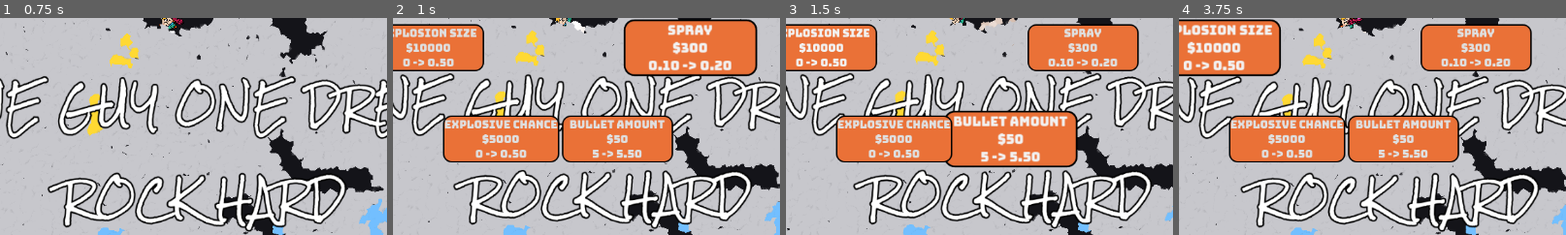
Above: before the commit, frames 1-4 (left to right).
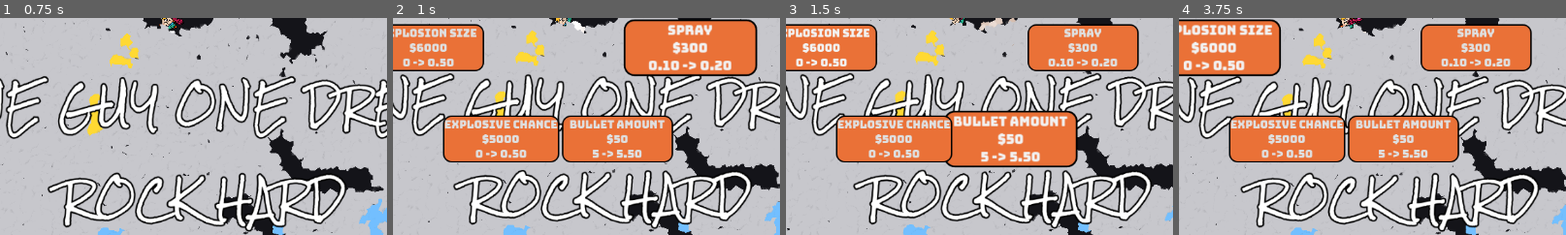
Above: after the commit, the same moments.

Repository: Henk-Studios/1guy1dream-rockhard
Game: Godot game, scene res://scene/main.tscn
The game is run twice, just before and just after one commit, with the same random seed, the same clock (stepped at 60 frames per second) and the same inputs. Sound files missing from this copy of the repository are replaced by a short silence.
Inputs (mouse positions are % of the whole screen's width and height, from its top left):
- Up to frame 1 (0.75 s): tap Enter at 0.5 s; move the mouse to (29, 9) at 0.52 s; press the mouse at (29, 9) at 0.53 s; hold Right (rightjet) from 0.53 s (still down)
- Up to frame 2 (1 s): keep holding Right (rightjet); tap E (shop) at 0.77 s
- Up to frame 3 (1.5 s): move the mouse to (30, 55) at 1.27 s; release Right (rightjet) at 1.28 s; release the mouse at (30, 55) at 1.28 s; hold Down (ui_down) from 1.28 s (still down); click (30, 55) at 1.35 s
- Up to frame 4 (3.75 s): tap E (shop) at 1.52, 3.02 s; move the mouse to (60, 28) at 2.02 s; release Down (ui_down) at 2.03 s; press the mouse at (60, 28) at 2.03 s; hold Right (rightjet) 2.03-2.78 s; move the mouse to (45, 70) at 2.77 s; release the mouse at (45, 70) at 2.78 s; hold Up (ui_up) 2.78-3.53 s; click (45, 70) at 2.85 s; move the mouse to (80, 65) at 3.52 s; press the mouse at (80, 65) at 3.53 s; hold Left (leftjet) from 3.53 s (still down)
The pictures show only the part of the screen within x 29-78%, y 50-100%; the shares and areas given below are measured in that part.

Frame 1 is identical in both runs. In frame 2, 0.3% of the frame differs, in the area x 3-15%, y 11-17%; in frame 3, 0.3%; in frame 4, 0.5%, in the area x 2-17%, y 10-17%.

Commit message:
rebalance

Diff:
--- a/1-guy-1-dream-rockhard/script/shop.gd
+++ b/1-guy-1-dream-rockhard/script/shop.gd
@@ -45,7 +45,7 @@
 		"increase": .5,
 		"price": 50,
 		"price_add": 50,
-		"price_mult": 1.6
+		"price_mult": 1.5
 	},
 	"explosive_chance": {
 		"name": "Explosive Chance",
@@ -61,7 +61,7 @@
 		"target": "bullet_explosive_size_level",
 		"value": 0,
 		"increase": .5,
-		"price": 10000,
+		"price": 6000,
 		"price_add": 750,
 		"price_mult": 1.2
 	},
--- a/1-guy-1-dream-rockhard/scripts/tile.gd
+++ b/1-guy-1-dream-rockhard/scripts/tile.gd
@@ -34,9 +34,9 @@
 const HP := {
 	Type.GRASS: 1,
 	Type.DIRT: 1,
-	Type.STONE_1: 500,
-	Type.STONE_2: 100,
-	Type.STONE_3: 40,
+	Type.STONE_1: 300,
+	Type.STONE_2: 80,
+	Type.STONE_3: 20,
 	Type.STONE_4: 5,
 	Type.STONE_5: 2,
 	Type.GOLD: 5,
Not shown: 1 places in 1-guy-1-dream-rockhard/scene/main.tscn that only renumber resources
